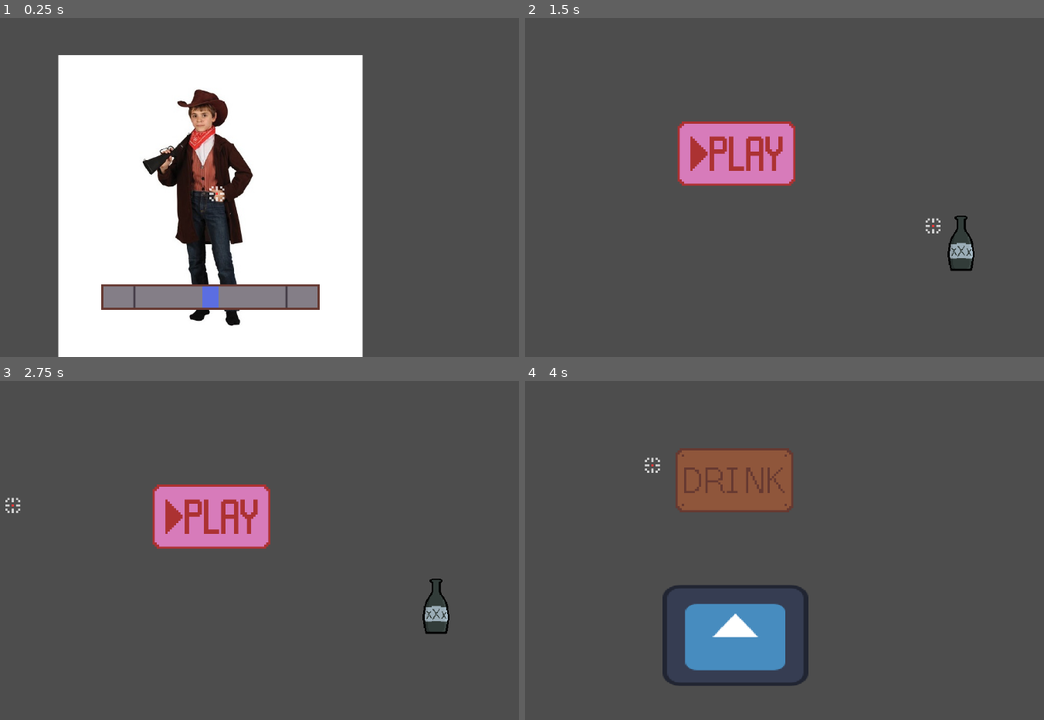
Above: before the commit, frames 1-4 (two rows, left to right).
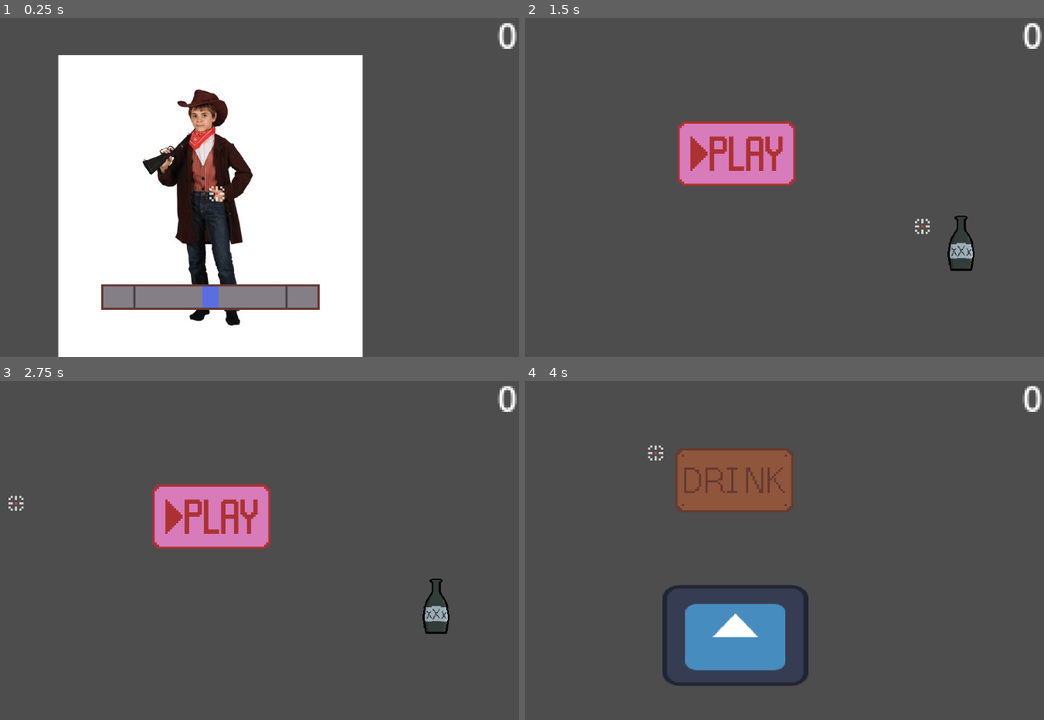
Above: after the commit, the same moments.

Repository: norg31/game-about-drawing
Game: Godot game, scene res://scenes/fight.tscn
Two runs of this game, one before a commit and one after it. Both use one fixed random seed, a clock stepped at 60 frames per second and the inputs below. This scene is started directly instead of the project's main scene. The engine's default icon, where the game draws it, is replaced by a stand-in: a white triangle on a blue panel in a dark square.
Inputs (mouse positions are in pixels of both pictures, inside the frame that each line leads up to):
- Up to frame 1 (0.25 s): no input
- Up to frame 2 (1.5 s): tap Enter at 0.5 s; move the mouse to (706, 251) at 0.52 s; press the mouse at (706, 251) at 0.53 s; move the mouse to (919, 234) at 1.27 s; release the mouse at (919, 234) at 1.28 s; click (919, 234) at 1.35 s
- Up to frame 3 (2.75 s): move the mouse to (25, 496) at 2.02 s; press the mouse at (25, 496) at 2.03 s
- Up to frame 4 (4 s): move the mouse to (763, 547) at 2.77 s; release the mouse at (763, 547) at 2.78 s; click (763, 547) at 2.85 s; move the mouse to (644, 458) at 3.52 s; press the mouse at (644, 458) at 3.53 s

The runs differ from the first frame. In frame 1, 0.2% of the frame differs, in the area x 95-100%, y 1-10%; in frame 2, 0.3%; in frame 3, 0.3%; in frame 4, 0.3%, in the area x 23-100%, y 1-28%.

Commit message:
fixed wobble

Diff:
--- a/project.godot
+++ b/project.godot
@@ -19,6 +19,7 @@
 
 GameState="*uid://coa7a8ll5lty0"
 DuelingJudge="*uid://bp0loci8nvk0w"
+Ui="*uid://c3am46cstrc7m"
 
 [input]
 
--- a/scenes/drink.tscn
+++ b/scenes/drink.tscn
@@ -1,6 +1,5 @@
 [gd_scene format=3 uid="uid://c86xvn5becbep"]
 
-[ext_resource type="PackedScene" uid="uid://c3am46cstrc7m" path="res://scenes/ui.tscn" id="1_j45im"]
 [ext_resource type="Script" uid="uid://dd1jgc5l7mjaf" path="res://scenes/scripts/drink_button.gd" id="2_0lkfv"]
 [ext_resource type="Texture2D" uid="uid://c71gh7un27lfq" path="res://assets/drink button.png" id="2_exqet"]
 [ext_resource type="Texture2D" uid="uid://d0apdbmuugxo0" path="res://icon.svg" id="4_j45im"]
@@ -9,8 +8,6 @@
 size = Vector2(55, 30)
 
 [node name="Drink" type="Node2D" unique_id=165905060]
-
-[node name="UI" parent="." unique_id=1220906756 instance=ExtResource("1_j45im")]
 
 [node name="Menu" type="Node2D" parent="." unique_id=30918094]
 
--- a/scenes/fight.tscn
+++ b/scenes/fight.tscn
@@ -1,6 +1,5 @@
 [gd_scene format=3 uid="uid://54hikwuwvyfa"]
 
-[ext_resource type="PackedScene" uid="uid://c3am46cstrc7m" path="res://scenes/ui.tscn" id="1_f43n0"]
 [ext_resource type="Texture2D" uid="uid://cgrx31wwuw4pj" path="res://assets/outlaw.jpg" id="2_htrw1"]
 [ext_resource type="Script" uid="uid://0q8iuyv40t7k" path="res://scenes/scripts/body parts/enemy_head.gd" id="3_5mf5x"]
 [ext_resource type="Script" uid="uid://btcrmayvkkm0r" path="res://scenes/scripts/body parts/enemy_torso.gd" id="4_qogor"]
@@ -16,8 +15,6 @@
 size = Vector2(29, 38)
 
 [node name="fight" type="Node2D" unique_id=1610886303]
-
-[node name="UI" parent="." unique_id=1220906756 instance=ExtResource("1_f43n0")]
 
 [node name="Enemy" type="Node2D" parent="." unique_id=1207926762]
 
--- a/scenes/main.tscn
+++ b/scenes/main.tscn
@@ -1,6 +1,5 @@
 [gd_scene format=3 uid="uid://dt7g23bhhku0d"]
 
-[ext_resource type="PackedScene" uid="uid://c3am46cstrc7m" path="res://scenes/ui.tscn" id="1_jyhfs"]
 [ext_resource type="PackedScene" uid="uid://dljsdjehchjyf" path="res://scenes/MainMenuBottles.tscn" id="2_0wfyh"]
 [ext_resource type="Script" uid="uid://cgk32eqo4y6dn" path="res://scenes/scripts/play_button.gd" id="3_jyhfs"]
 [ext_resource type="Texture2D" uid="uid://d1lbd3sjtgvco" path="res://assets/play button.png" id="3_sugp2"]
@@ -9,8 +8,6 @@
 size = Vector2(55, 30)
 
 [node name="main" type="Node2D" unique_id=1177889015]
-
-[node name="UI" parent="." unique_id=1220906756 instance=ExtResource("1_jyhfs")]
 
 [node name="MainMenuBottles" parent="." unique_id=203788277 instance=ExtResource("2_0wfyh")]
 position = Vector2(105, 28)
--- a/scenes/scripts/crosshair.gd
+++ b/scenes/scripts/crosshair.gd
@@ -1,7 +1,5 @@
 extends Area2D
 
-var wobble_strength = GameState.wobble_strength
-var wobble_speed = GameState.wobble_speed
 
 var time := 0.0
 
@@ -13,14 +11,14 @@
 
 
 func set_crosshair_position(delta):
-	time += delta * wobble_speed
+	time += delta * GameState.wobble_speed
 
 	var mouse_pos = get_global_mouse_position()
 
 	var wobble = Vector2(
 		sin(time),
 		cos(time * 1.3)
-	) * wobble_strength
+	) * GameState.wobble_strength
 
 	global_position = mouse_pos + wobble
 
--- a/scenes/scripts/game_state.gd
+++ b/scenes/scripts/game_state.gd
@@ -1,4 +1,5 @@
 extends Node
+
 
 var wobble_strength = 6.0
 var wobble_speed = 2.0
--- /dev/null
+++ b/scenes/scripts/level_count_display.gd
@@ -0,0 +1,5 @@
+extends RichTextLabel
+
+
+func _process(delta: float) -> void:
+	text = str(GameState.level_counter)
--- a/scenes/ui.tscn
+++ b/scenes/ui.tscn
@@ -1,6 +1,7 @@
 [gd_scene format=3 uid="uid://c3am46cstrc7m"]
 
 [ext_resource type="PackedScene" uid="uid://c60cg30rs3vfi" path="res://scenes/crosshair.tscn" id="1_nt7q6"]
+[ext_resource type="Script" uid="uid://cxkc3y4d0s3rj" path="res://scenes/scripts/level_count_display.gd" id="2_x4jx1"]
 
 [node name="UI" type="Node2D" unique_id=1220906756]
 
@@ -9,3 +10,12 @@
 
 [node name="Camera2D" type="Camera2D" parent="." unique_id=1598160059]
 zoom = Vector2(4, 4)
+
+[node name="LevelCountDisplay" type="RichTextLabel" parent="." unique_id=1209554572]
+offset_left = 81.0
+offset_top = -81.0
+offset_right = 144.0
+offset_bottom = -37.0
+scroll_active = false
+horizontal_alignment = 2
+script = ExtResource("2_x4jx1")
Not shown, added: scenes/scripts/level_count_display.gd.uid
